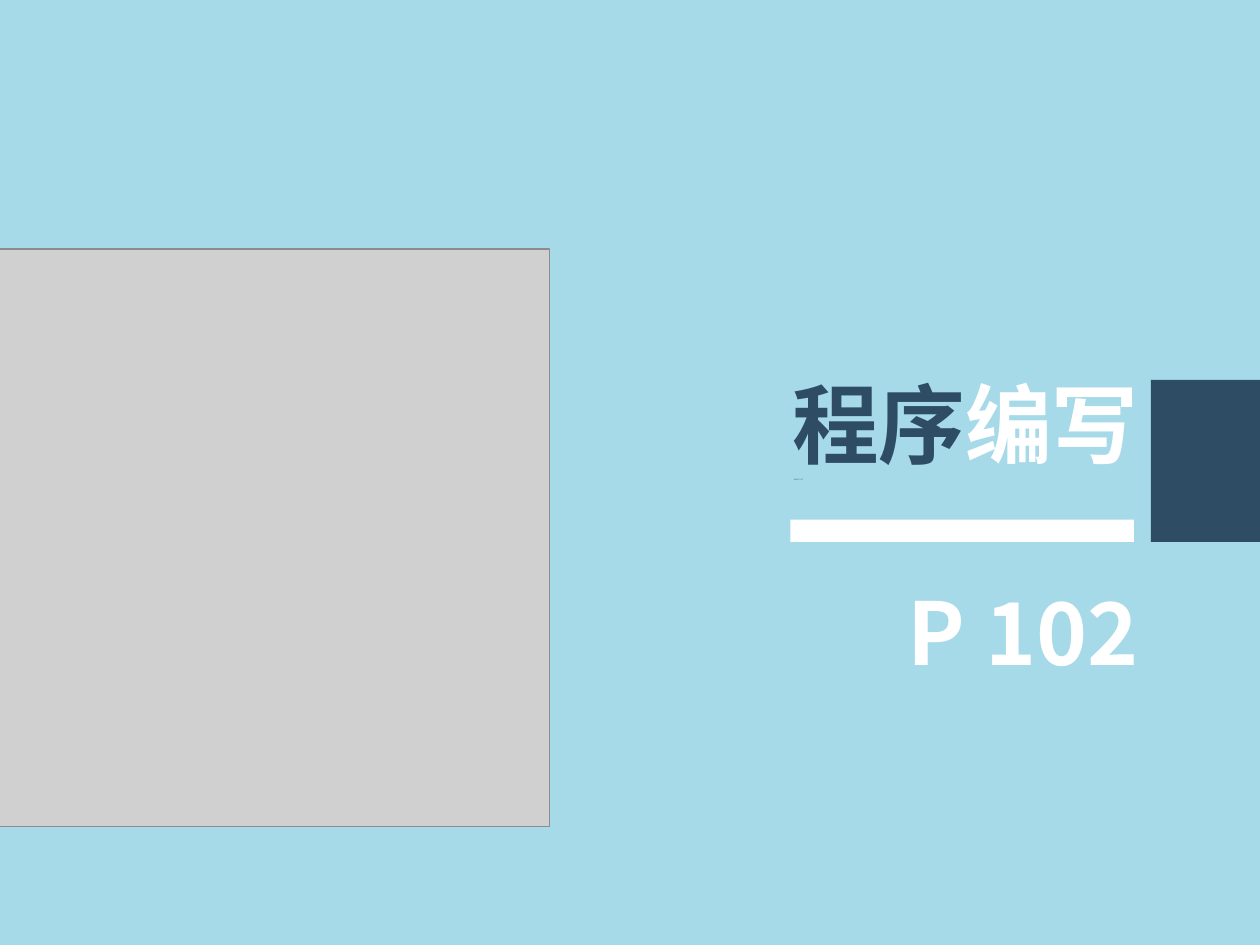
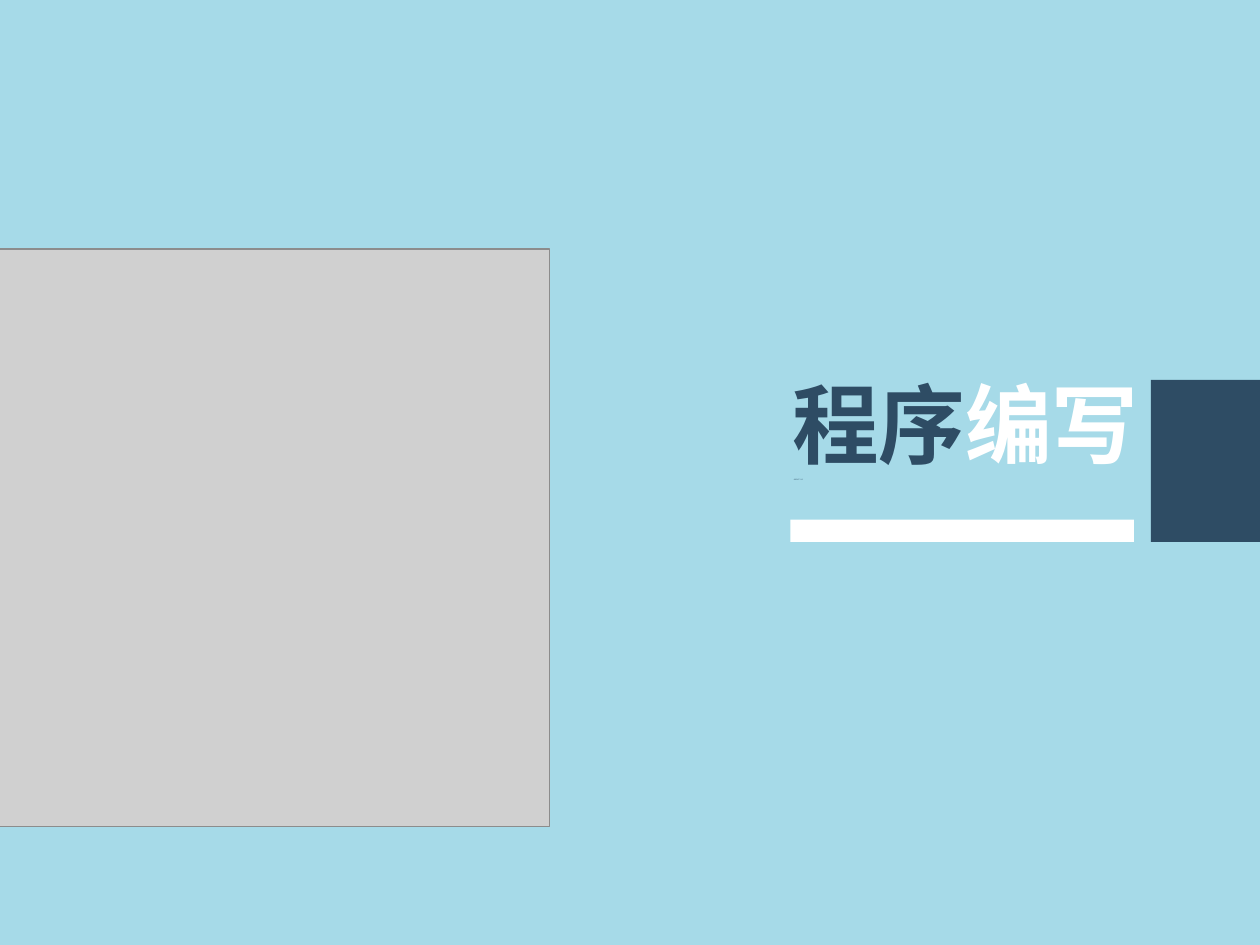
Before and after one commit to hongm32/2020design, a slide deck: slide 8 of 【第12课】二分算法/【第12课】二分算法.pptx. Drawn at 1260x945 pixels with LibreOffice and Linux fonts; fonts in the diff are those of the drawing; grey boxes stand for pictures. Boxes give left, top, right and bottom in pixels: in the first picture for what was removed or moved away, otherwise in the second. Text is boxed around its words. In the diff, an @@ line names an element or a change of style, - is before the commit and + after.

```diff
--- a/【第12课】二分算法/【第12课】二分算法.pptx
+++ b/【第12课】二分算法/【第12课】二分算法.pptx
@@ text at box(908, 601, 1138, 666): paragraph removed @@
-P 102
```
Also in this commit, not shown: 4 other slides changed, 4 other files.
